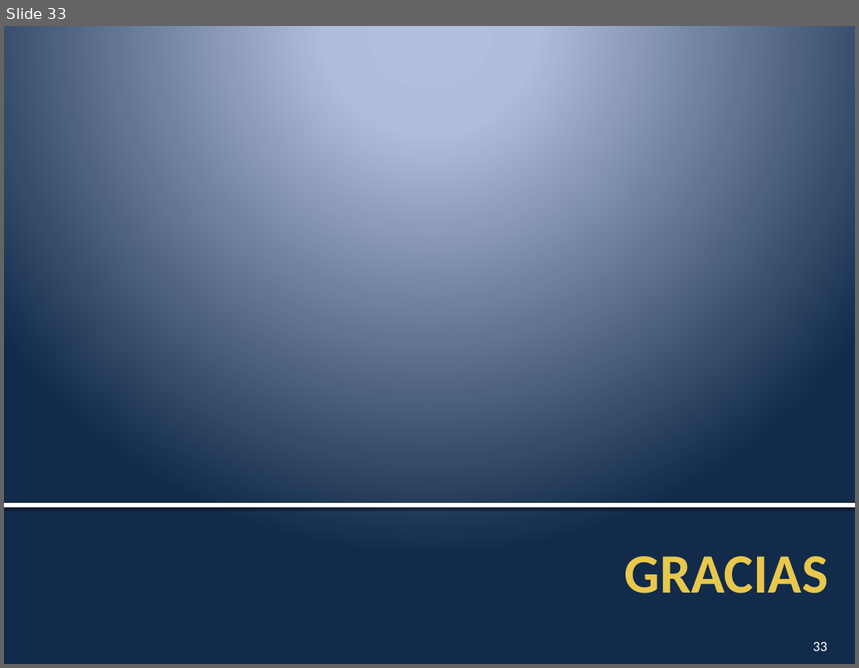
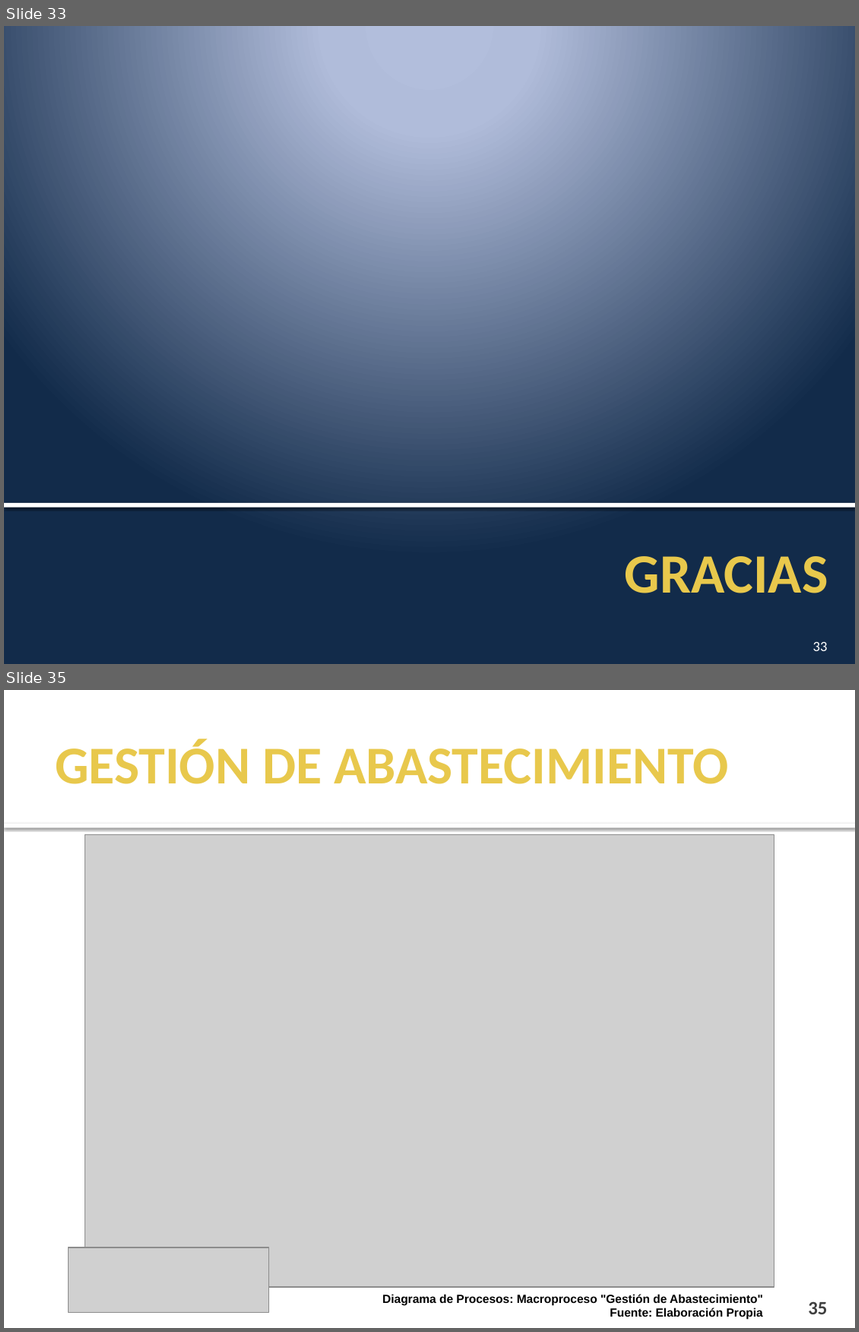
Before and after one commit to cms/proyecto-fya, a slide deck: Presentacion Final Ciclo 2011-1/Presentación Semana 17.pptx. Shown one above the other, each under a label of ours: slide 33 before the commit, slides 33 and 35 after it; the slides between them are not shown. The pictures are 859x668 and 859x1332 pixels, drawn with LibreOffice and Linux fonts; fonts in the diff are those of the drawing; grey boxes stand for pictures; background and template pictures are left out. Boxes give left, top, right and bottom in pixels: in the first picture for what was removed or moved away, otherwise in the second. Text is boxed around its words. In the diff, an @@ line names an element or a change of style, - is before the commit and + after.

```diff
--- a/Presentacion Final Ciclo 2011-1/Presentación Semana 17.pptx
+++ b/Presentacion Final Ciclo 2011-1/Presentación Semana 17.pptx
@@ slide 35 added at bbox=[4, 690, 855, 1328], background #FFFFFF @@
@@ title added at bbox=[55, 739, 728, 784], 45 pt, text #E8C84C, bold @@
+GESTIÓN DE ABASTECIMIENTO
@@ rectangle added at bbox=[4, 824, 855, 828], fill #FFFFFF @@
@@ picture added at bbox=[85, 834, 773, 1287] @@
@@ picture added at bbox=[69, 1248, 268, 1312] @@
@@ text added at bbox=[382, 1294, 763, 1320], 10 pt, text #000000, bold @@
+Diagrama de Procesos: Macroproceso "Gestión de Abastecimiento"
+Fuente: Elaboración Propia
@@ page number added at bbox=[808, 1302, 827, 1315], 16 pt, text #3F3F3F, bold @@
+35
```
Also in this commit, not shown: 3 slides changed, 8 other slides added.
